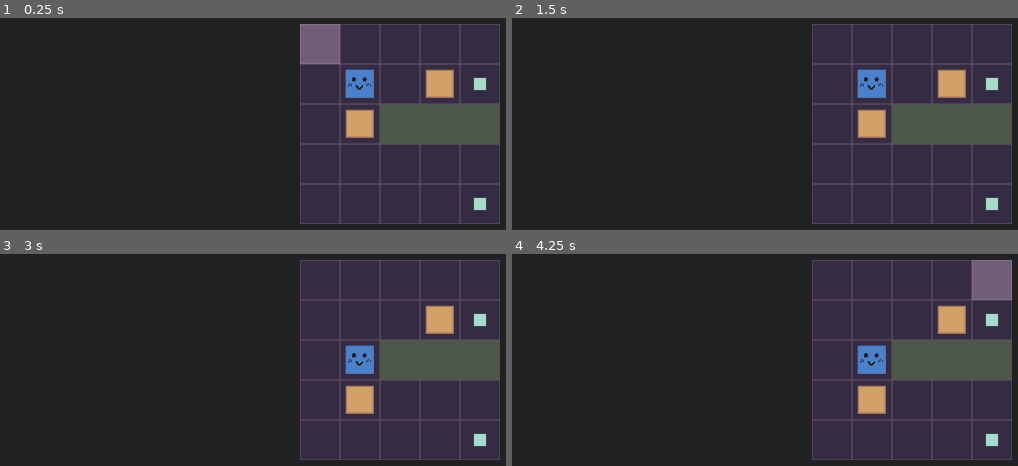
Above: before the commit, frames 1-4 (two rows, left to right).
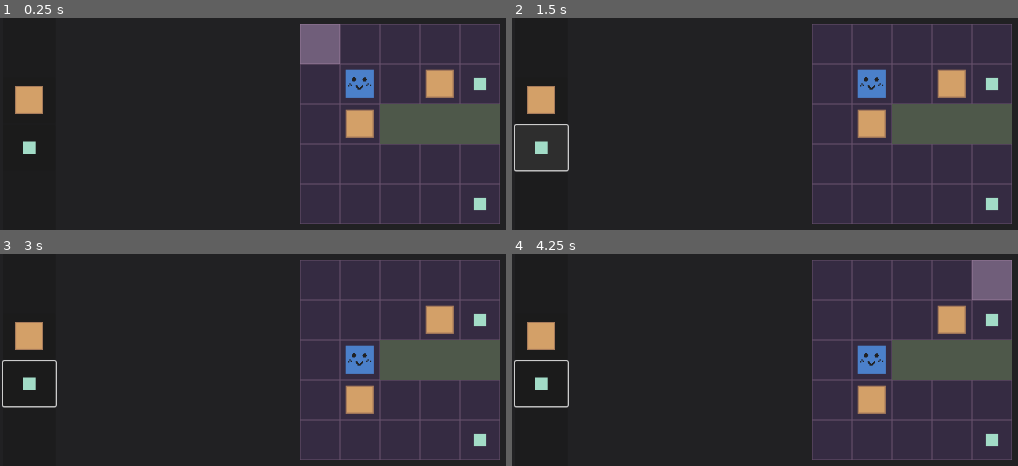
Above: after the commit, the same moments.

Repository: RonTheHuman/JamGame
Game: Godot game, scene res://Scenes/GameScene.tscn
Same seed, same stepped clock (60 frames per second), same inputs: the game is played once before the commit and once after it.
Inputs (mouse positions are in pixels of both pictures, inside the frame that each line leads up to):
- Up to frame 1 (0.25 s): no input
- Up to frame 2 (1.5 s): click (542, 100) at 0.52 s; click (542, 147) at 1.27 s
- Up to frame 3 (3 s): tap Enter at 2 s; move the mouse to (outside the picture) at 2.02 s; hold D (Right) 2.03-2.78 s; hold Z (Undo) 2.03-2.78 s; click (outside the picture) at 2.17 s; tap Space (Wait) at 2.75, 2.85 s; move the mouse to (237, 383) at 2.77 s; hold S (Down) from 2.78 s (still down)
- Up to frame 4 (4.25 s): tap Enter at 3.5 s; move the mouse to (992, 260) at 3.52 s; release S (Down) at 3.53 s; hold D (Right) from 3.53 s (still down); hold Z (Undo) from 3.53 s (still down)

The runs differ from the first frame. In frame 1, 0.9% of the frame differs, in the area x 2-9%, y 32-65%; in frame 2, 1.2%, in the area x 0-12%, y 32-73%; in frame 3, 1.2%; in frame 4, 1.2%.

Commit message:
added tile editor ui (not functional)

Diff:
--- a/Scenes/GameScene.tscn
+++ b/Scenes/GameScene.tscn
@@ -1,8 +1,9 @@
-[gd_scene load_steps=4 format=3 uid="uid://bx5wq5lvboutl"]
+[gd_scene load_steps=5 format=3 uid="uid://bx5wq5lvboutl"]
 
 [ext_resource type="Script" path="res://Scripts/GameScene.gd" id="1_r2l5w"]
 [ext_resource type="PackedScene" uid="uid://s5j7yl4s0i2b" path="res://Scenes/GridTile.tscn" id="2_0oo2o"]
 [ext_resource type="PackedScene" uid="uid://resrlwxamh5s" path="res://Scenes/Highlight.tscn" id="3_euyio"]
+[ext_resource type="PackedScene" uid="uid://6kxdx2cb23u0" path="res://Scenes/TileEditorUI.tscn" id="4_hb3gt"]
 
 [node name="GameScene" type="Node2D"]
 texture_filter = 1
@@ -17,3 +18,7 @@
 [node name="Camera2D" type="Camera2D" parent="."]
 
 [node name="Highlight" parent="." instance=ExtResource("3_euyio")]
+
+[node name="CanvasLayer" type="CanvasLayer" parent="."]
+
+[node name="TileEditorUI" parent="CanvasLayer" instance=ExtResource("4_hb3gt")]
--- /dev/null
+++ b/Scenes/TileEditorUI.tscn
@@ -0,0 +1,37 @@
+[gd_scene load_steps=3 format=3 uid="uid://6kxdx2cb23u0"]
+
+[ext_resource type="Texture2D" uid="uid://bm4s48ju0bh54" path="res://Sprites/Box.png" id="1_lxpt0"]
+[ext_resource type="Texture2D" uid="uid://00b7rmic6jj5" path="res://Sprites/Sensor.png" id="2_1chem"]
+
+[node name="TileEditorUI" type="Control"]
+layout_mode = 3
+anchors_preset = 15
+anchor_right = 1.0
+anchor_bottom = 1.0
+grow_horizontal = 2
+grow_vertical = 2
+
+[node name="MarginContainer" type="MarginContainer" parent="."]
+layout_mode = 2
+offset_right = 89.0
+offset_bottom = 720.0
+theme_override_constants/margin_left = 5
+
+[node name="PanelContainer" type="PanelContainer" parent="MarginContainer"]
+layout_mode = 2
+
+[node name="VBoxContainer" type="VBoxContainer" parent="MarginContainer/PanelContainer"]
+layout_mode = 2
+alignment = 1
+
+[node name="Button" type="Button" parent="MarginContainer/PanelContainer/VBoxContainer"]
+layout_mode = 2
+size_flags_vertical = 0
+icon = ExtResource("1_lxpt0")
+icon_alignment = 1
+
+[node name="Button2" type="Button" parent="MarginContainer/PanelContainer/VBoxContainer"]
+layout_mode = 2
+size_flags_vertical = 0
+icon = ExtResource("2_1chem")
+icon_alignment = 1
